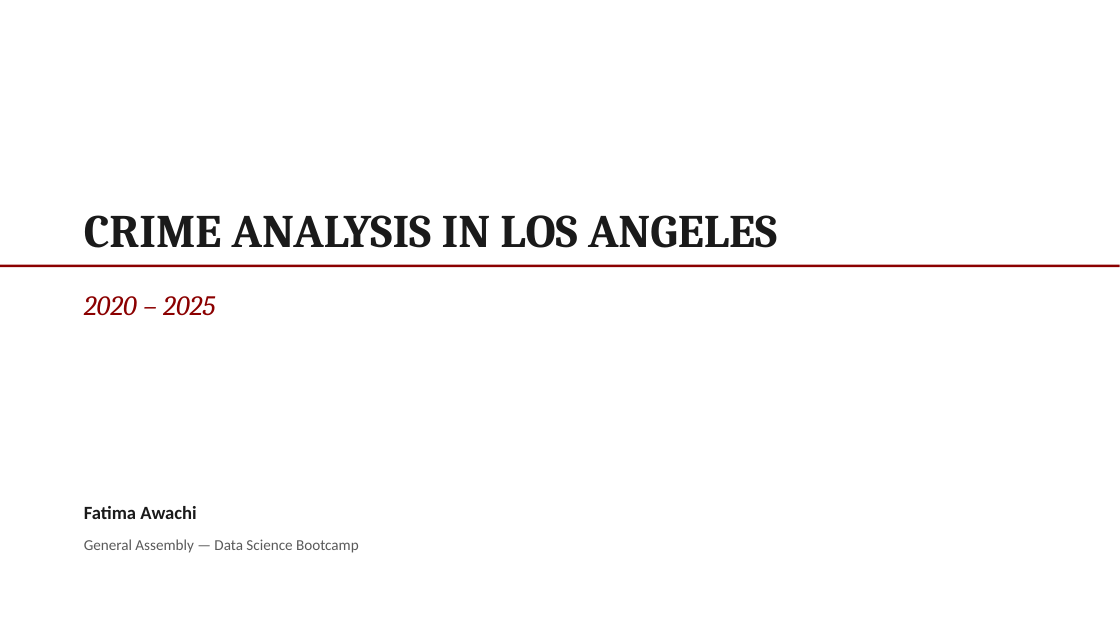
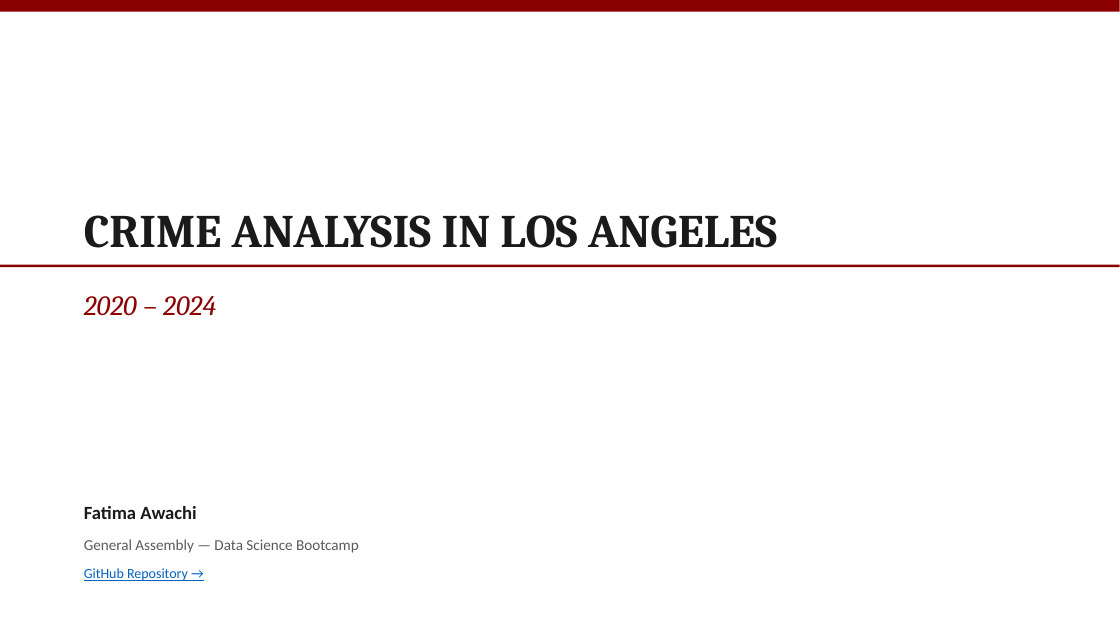
Before and after one commit to fatimaawachi/Analyzing-Crimes-in-LA-2020-2025-, a slide deck: slide 1 of Fatima_awachi_EDA_Project_Presentation.pptx. Drawn at 1120x630 pixels with LibreOffice and Linux fonts; fonts in the diff are those of the drawing. Boxes give left, top, right and bottom in pixels: in the first picture for what was removed or moved away, otherwise in the second. Text is boxed around its words. In the diff, an @@ line names an element or a change of style, - is before the commit and + after.

```diff
--- a/Fatima_awachi_EDA_Project_Presentation.pptx
+++ b/Fatima_awachi_EDA_Project_Presentation.pptx
@@ rectangle added at box(0, 0, 1120, 12), fill #8B0000 @@
@@ text at box(84, 296, 216, 316): text changed @@
-2020 – 2025
+2020 – 2024
@@ text added at box(84, 568, 188, 581), 12 pt, text #0563C1, underline @@
+GitHub Repository →
```
Also in this commit, not shown: 9 other slides changed, 5 slides added, 6 slides removed, 2 other files.
